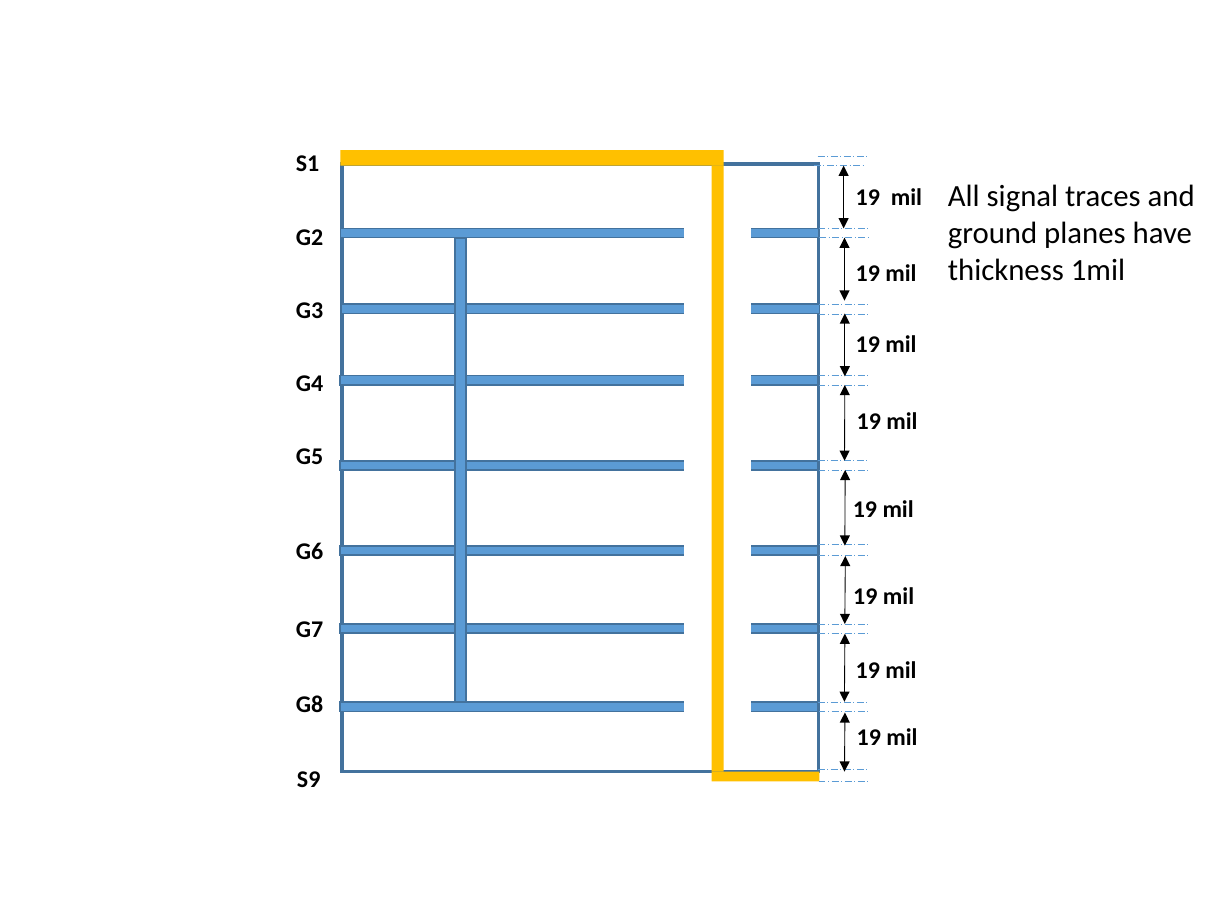
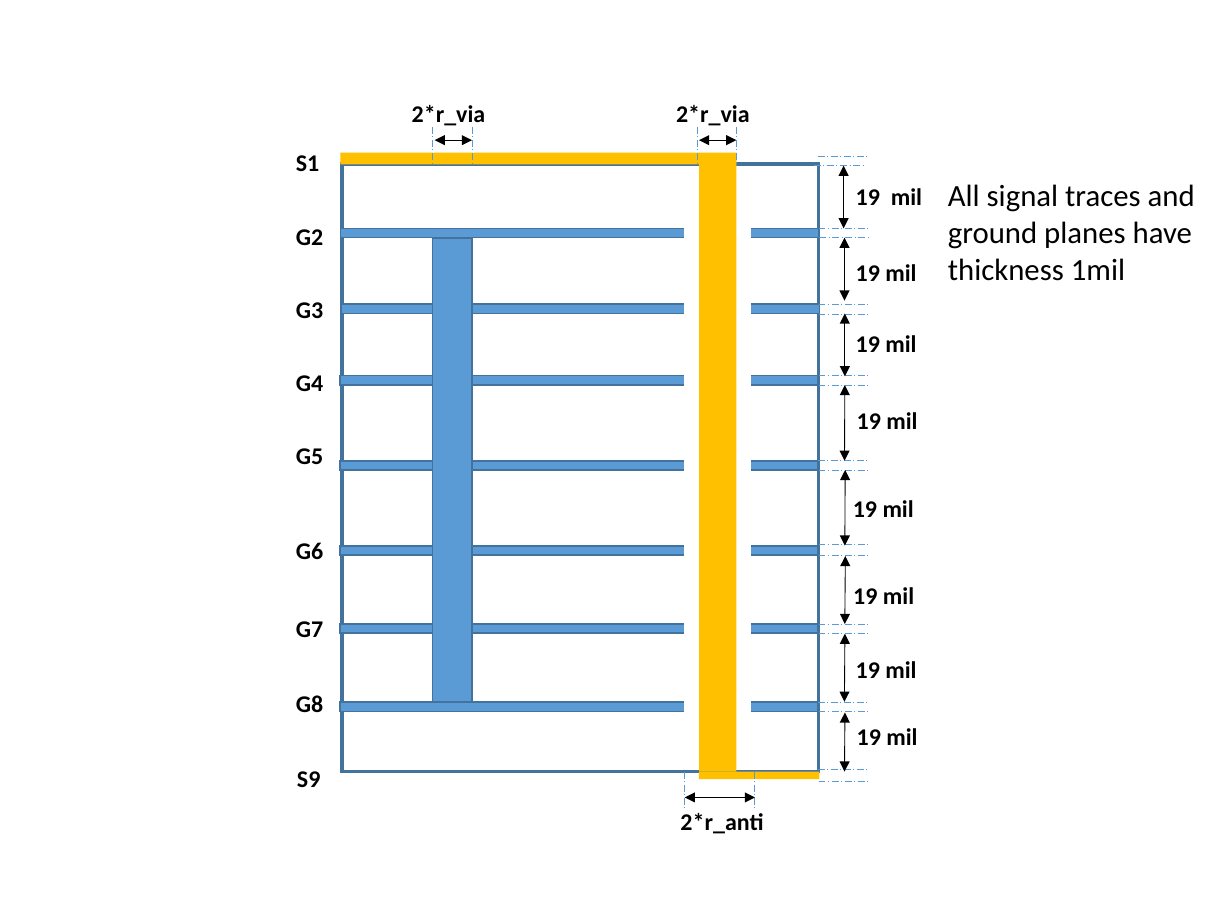
Before and after one commit to cpcqrt/ece546_hssl, a slide deck: slide 2 of Design Picture.pptx. Drawn at 1232x924 pixels with LibreOffice and Linux fonts; fonts in the diff are those of the drawing. Boxes give left, top, right and bottom in pixels: in the first picture for what was removed or moved away, otherwise in the second. Text is boxed around its words. In the diff, an @@ line names an element or a change of style, - is before the commit and + after.

```diff
--- a/Design Picture.pptx
+++ b/Design Picture.pptx
@@ text added at (412, 105, 486, 129), 14 pt, text #000000, bold @@
+2*r_via
@@ text added at (676, 105, 750, 129), 14 pt, text #000000, bold @@
+2*r_via
@@ line added from (432, 127) to (432, 164), #5B9BD5 0.5 pt dashed @@
@@ double arrow added from (472, 140) to (435, 140), #000000 0.5 pt @@
@@ line added from (472, 127) to (472, 164), #5B9BD5 0.5 pt dashed @@
@@ line added from (697, 127) to (697, 164), #5B9BD5 0.5 pt dashed @@
@@ double arrow added from (737, 140) to (699, 140), #000000 0.5 pt @@
@@ line added from (737, 127) to (737, 164), #5B9BD5 0.5 pt dashed @@
@@ rectangle: place and size @@
-rectangle at (340, 150, 723, 166)
+rectangle at (340, 153, 737, 164)
@@ rectangle: place and size @@
-rectangle at (711, 165, 723, 771)
+rectangle at (700, 155, 737, 771)
@@ rectangle: place and size @@
-rectangle at (455, 238, 466, 702)
+rectangle at (432, 238, 472, 702)
@@ line added from (685, 771) to (685, 808), #5B9BD5 0.5 pt dashed @@
@@ rectangle: place and size @@
-rectangle at (712, 771, 821, 781)
+rectangle at (699, 771, 819, 779)
@@ line added from (754, 771) to (754, 808), #5B9BD5 0.5 pt dashed @@
@@ double arrow added from (755, 797) to (685, 797), #000000 0.5 pt @@
@@ text added at (680, 813, 763, 834), 14 pt, text #000000, bold @@
+2*r_anti
```
Also in this commit, not shown: 2 other files.
